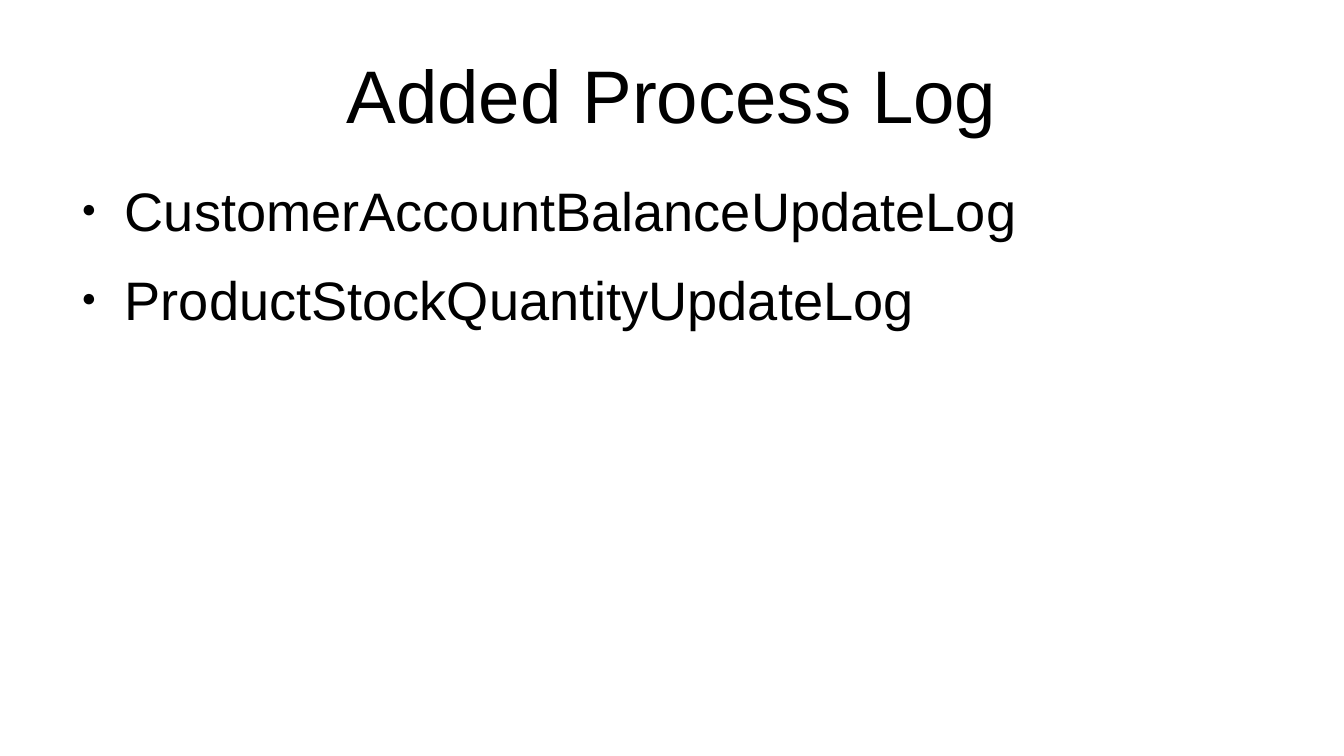
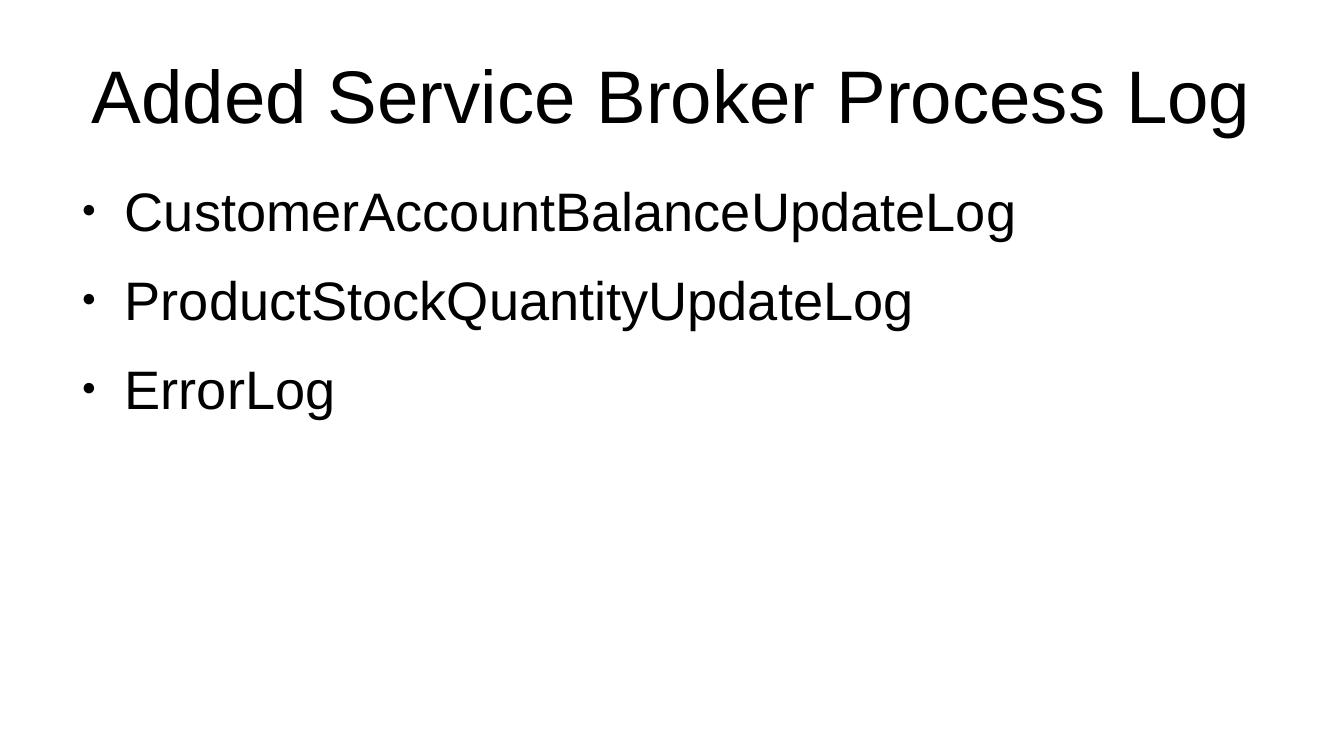
Before and after one commit to philchan2008/customerOrderDatabase, a slide deck: slide 21 of Presentation.odp. Drawn at 1344x756 pixels with LibreOffice and Linux fonts; fonts in the diff are those of the drawing. Boxes give left, top, right and bottom in pixels: in the first picture for what was removed or moved away, otherwise in the second. Text is boxed around its words. In the diff, an @@ line names an element or a change of style, - is before the commit and + after.

```diff
--- a/Presentation.odp
+++ b/Presentation.odp
@@ title at bbox=[92, 69, 1250, 137]: text changed @@
-Added Process Log
+Added Service Broker Process Log
@@ text at bbox=[125, 371, 336, 418]: paragraph added @@
+● ErrorLog
```
Also in this commit, not shown: 1 other slide changed, 4 other files.
